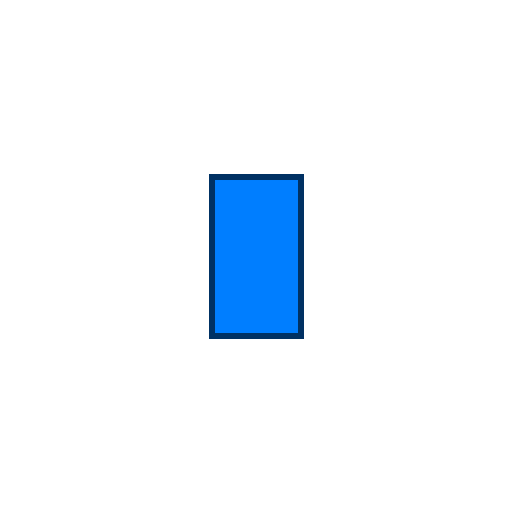
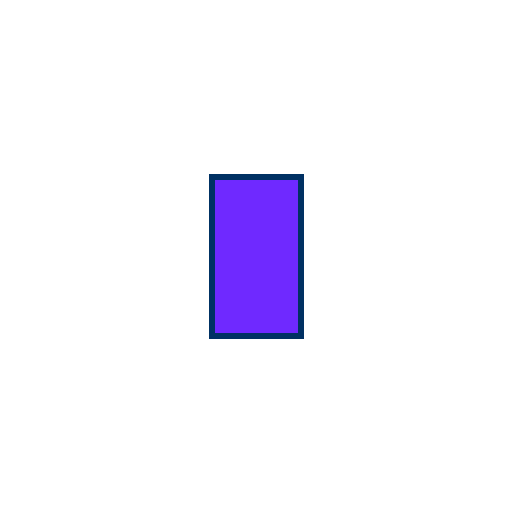
Revision of a layered 512×512 image; what changed, layer by layer:
painted on "Rectangle 2" over box(215, 180, 298, 333)
